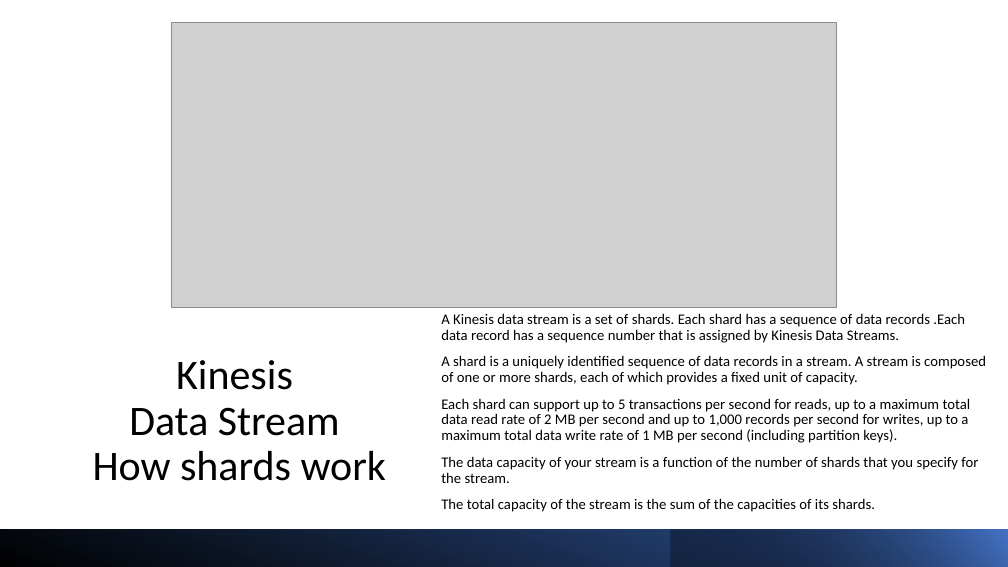
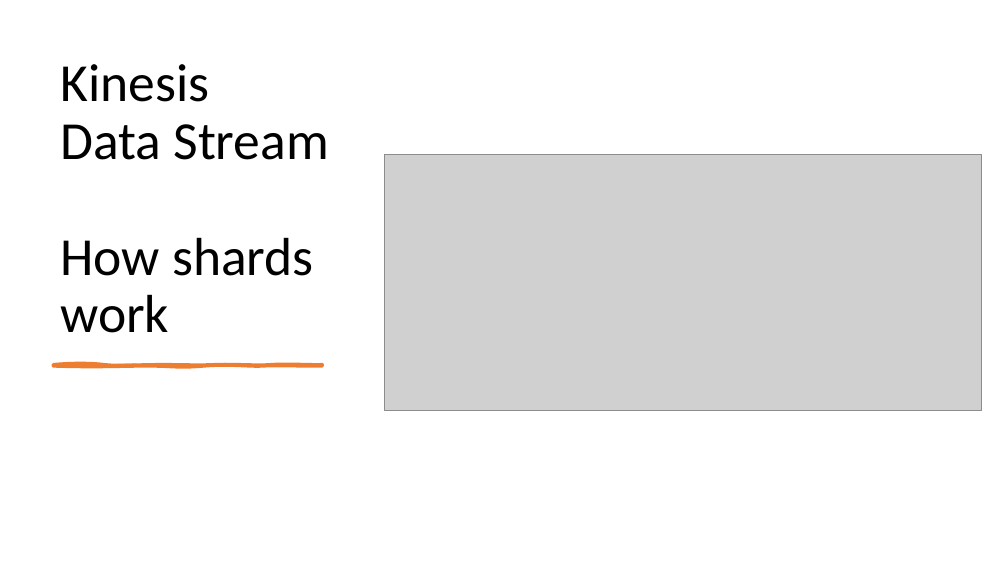
Before and after one commit to IlyaChakun/aws-iba-courses, a slide deck: slide 4 of lecture-materials/Analytics/Kinesis/Kinesis.pptx. Drawn at 1008x567 pixels with LibreOffice and Linux fonts; fonts in the diff are those of the drawing; grey boxes stand for pictures. Boxes give left, top, right and bottom in pixels: in the first picture for what was removed or moved away, otherwise in the second. Text is boxed around its words. In the diff, an @@ line names an element or a change of style, - is before the commit and + after.

```diff
--- a/lecture-materials/Analytics/Kinesis/Kinesis.pptx
+++ b/lecture-materials/Analytics/Kinesis/Kinesis.pptx
@@ title "Kinesis Data Stream How shards ...": place and size @@
-title "Kinesis Data Stream How shards ..." at (93, 360, 386, 481)
+title "Kinesis Data Stream How shards ..." at (60, 64, 328, 333)
@@ title "Kinesis Data Stream How shards ..." at (60, 64, 328, 333): size 40 to 51 pt; alignment centre to left; vertical alignment top to bottom @@
@@ picture: place and size @@
-picture at (172, 22, 836, 308)
+picture at (385, 154, 982, 411)
@@ text removed at (441, 313, 986, 512) @@
-A Kinesis data stream is a set of shards. Each shard has a sequence of data records .Each data record has a sequence number that is assigned by Kinesis Data Streams.
-A shard is a uniquely identified sequence of data records in a stream. A stream is composed of one or more shards, each of which provides a fixed unit of capacity.
-Each shard can support up to 5 transactions per second for reads, up to a maximum total data read rate of 2 MB per second and up to 1,000 records per second for writes, up to a maximum total data write rate of 1 MB per second (including partition keys).
-The data capacity of your stream is a function of the number of shards that you specify for the stream.
-The total capacity of the stream is the sum of the capacities of its shards.
@@ freeform shape added at (53, 364, 322, 366), fill #ED7D31, outline #ED7D31 3 pt @@
@@ rectangle removed at (0, 530, 1008, 567) @@
@@ rectangle removed at (671, 530, 1008, 567) @@
```
Also in this commit, not shown: 7 other slides changed, 14 slides added, 24 other files.
